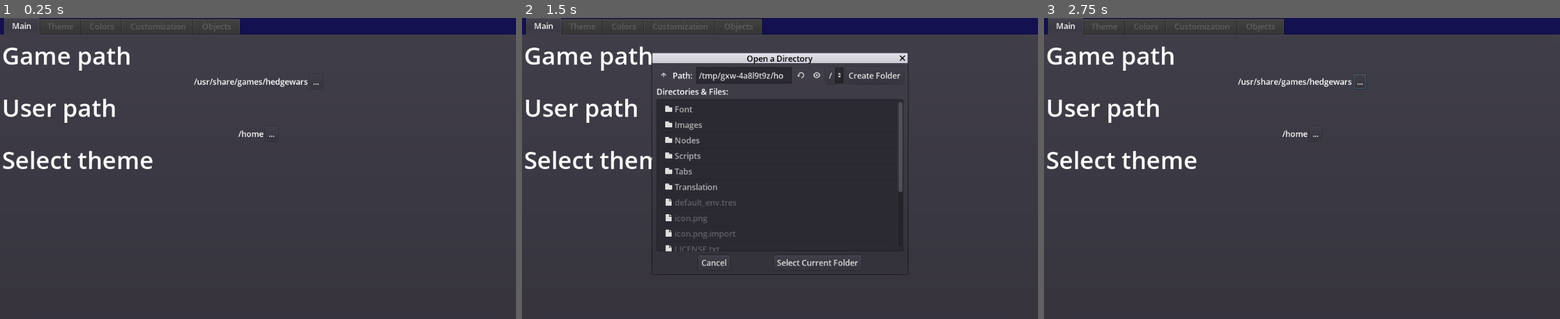
Above: before the commit, frames 1-3 (left to right).
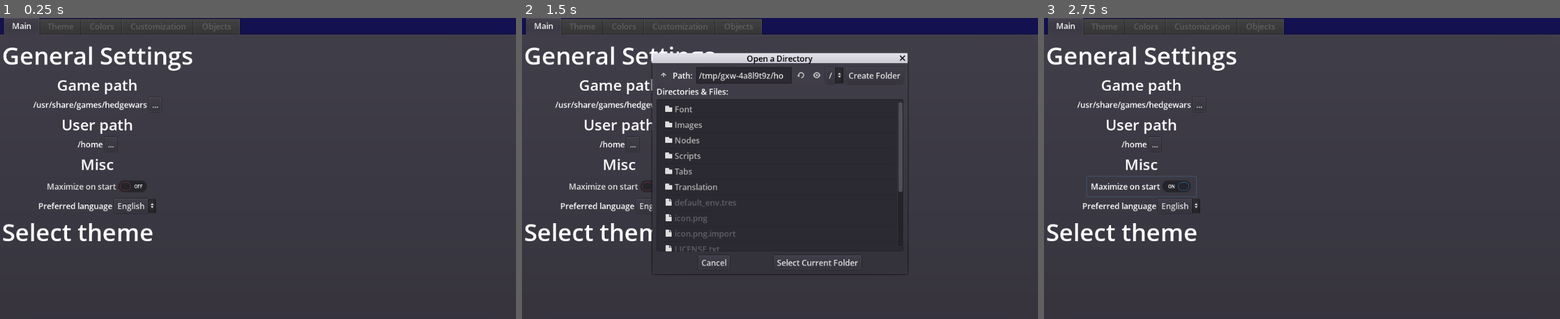
Above: after the commit, the same moments.

Repository: KoBeWi/Hedgewars-Theme-Editor-3
Game: Godot game, scene res://ThemeEditor.tscn
Same seed, same stepped clock (60 frames per second), same inputs: the game is played once before the commit and once after it.
Inputs (mouse positions are in pixels of both pictures, inside the frame that each line leads up to):
- Up to frame 1 (0.25 s): no input
- Up to frame 2 (1.5 s): click "..." at 0.5 s; click (656, 204) at 1.25 s, where only the run after the commit has a clickable "English​"
- Up to frame 3 (2.75 s): click (1142, 186) at 2 s, where only the run after the commit has a clickable "Maximize on start"

The runs differ from the first frame. In frame 1, 4.5% of the frame differs, in the area x 0-62%, y 9-75%; in frame 2, 3.4%; in frame 3, 4.6%, in the area x 0-63%, y 9-75%.

Commit message:
Main tab fixes

Diff:
--- a/Nodes/ThemeButton.tscn
+++ b/Nodes/ThemeButton.tscn
@@ -60,7 +60,7 @@
 rect_min_size = Vector2( 65, 64 )
 rect_pivot_offset = Vector2( 0, 0 )
 rect_clip_content = false
-mouse_filter = 1
+mouse_filter = 2
 mouse_default_cursor_shape = 0
 size_flags_horizontal = 1
 size_flags_vertical = 1
--- a/Scripts/TabMain.gd
+++ b/Scripts/TabMain.gd
@@ -1,9 +1,10 @@
 extends Control
 
 func _ready():
-	name = tr("Main")
+	get_parent().name = tr("Main")
 	Util.size_listeners.append(self)
 	HWTheme.connect("theme_loaded", self, "on_theme_loaded")
+	get_viewport().connect("size_changed", self, "update_columns")
 
 	$Save/Button.connect("pressed", HWTheme, "save_theme")
 	$GamePath/Button.connect("pressed", $FileDialog/GameDialog, "popup_centered")
@@ -25,7 +26,21 @@
 		button.get_node("Name").text = theme_dir
 		button.get_node("Icon").texture = Util.load_texture(str(Util.hedgewars_user_path, "/Data/Themes/", theme_dir, "/", "icon@2x.png"))
 		button.connect("pressed", HWTheme, "load_theme", [theme_dir])
-		$ThemesList.add_child(button)
+		$ThemeAlign/ThemesList.add_child(button)
+
+	var languages = []
+	languages.append("en")
+	for language in Util.list_directory("res://Translation", true):
+		if language.get_extension() == "po": languages.append(language.get_basename())
+
+	var selected_language = 0
+	for i in languages.size():
+		if languages[i] == Util.preferred_language: selected_language = i
+		TranslationServer.set_locale(languages[i])
+		$LanguageContainer/LanguageList.add_item(tr("English") + "​")
+
+	TranslationServer.set_locale(Util.preferred_language)
+	$LanguageContainer/LanguageList.selected = selected_language
 
 func on_theme_loaded():
 	$SaveHeader.visible = true
@@ -39,6 +54,9 @@
 	Util.hedgewars_user_path = $FileDialog/UserDialog.current_dir
 	$UserPath/Label.text = Util.hedgewars_user_path
 
+func update_columns():
+	$ThemeAlign/ThemesList.columns = floor(get_viewport_rect().size.x / 128) - 1
+
 func on_autosave_changed(enabled):
 	Util.enable_autosave = enabled
 	Util.save_settings()
--- a/Scripts/ThemeEditor.gd
+++ b/Scripts/ThemeEditor.gd
@@ -3,6 +3,7 @@
 var last_dirty = false
 
 func _ready():
+	TranslationServer.set_locale(Util.preferred_language)
 	OS.set_window_title(tr("Hedgewars Theme Editor 3"))
 	OS.window_maximized = true #TODO: optional
 
--- a/Scripts/Utility.gd
+++ b/Scripts/Utility.gd
@@ -9,7 +9,6 @@
 var size_listeners = []
 
 func _ready():
-#	TranslationServer.set_locale("en") #TODO: preferred language
 	get_viewport().connect("size_changed", self, "update_size")
 
 	var config = File.new()
@@ -20,6 +19,8 @@
 		hedgewars_path = lines[2]
 		hedgewars_user_path = lines[3]
 		config.close()
+	else:
+		preferred_language = OS.get_locale()
 
 	if !hedgewars_path:
 		var path
--- a/Tabs/Colors.tscn
+++ b/Tabs/Colors.tscn
@@ -28,10 +28,8 @@
 [node name="Container" type="VBoxContainer" parent="."]
 anchor_left = 0.0
 anchor_top = 0.0
-anchor_right = 0.0
-anchor_bottom = 0.0
-margin_right = 298.0
-margin_bottom = 3846.0
+anchor_right = 1.0
+anchor_bottom = 1.0
 rect_pivot_offset = Vector2( 0, 0 )
 rect_clip_content = false
 mouse_filter = 1
@@ -48,7 +46,7 @@
 anchor_bottom = 0.0
 margin_left = 0.0
 margin_top = 0.0
-margin_right = 298.0
+margin_right = 1191.0
 margin_bottom = 546.0
 _sections_unfolded = [ "Rect" ]
 text = "Sky color"
@@ -60,7 +58,7 @@
 anchor_bottom = 0.0
 margin_left = 0.0
 margin_top = 550.0
-margin_right = 298.0
+margin_right = 1191.0
 margin_bottom = 1096.0
 _sections_unfolded = [ "Rect" ]
 text = "Border/Mudgun color"
@@ -72,7 +70,7 @@
 anchor_bottom = 0.0
 margin_left = 0.0
 margin_top = 1100.0
-margin_right = 298.0
+margin_right = 1191.0
 margin_bottom = 1646.0
 _sections_unfolded = [ "Rect" ]
 text = "Upper water color"
@@ -85,7 +83,7 @@
 anchor_bottom = 0.0
 margin_left = 0.0
 margin_top = 1650.0
-margin_right = 298.0
+margin_right = 1191.0
 margin_bottom = 2196.0
 _sections_unfolded = [ "Rect" ]
 text = "Lower water color"
@@ -98,7 +96,7 @@
 anchor_bottom = 0.0
 margin_left = 0.0
 margin_top = 2200.0
-margin_right = 298.0
+margin_right = 1191.0
 margin_bottom = 2746.0
 _sections_unfolded = [ "Rect" ]
 text = "Sudden Death upper water color"
@@ -111,7 +109,7 @@
 anchor_bottom = 0.0
 margin_left = 0.0
 margin_top = 2750.0
-margin_right = 298.0
+margin_right = 1191.0
 margin_bottom = 3296.0
 _sections_unfolded = [ "Rect" ]
 text = "Sudden Death lower water color"
@@ -124,7 +122,7 @@
 anchor_bottom = 0.0
 margin_left = 0.0
 margin_top = 3300.0
-margin_right = 298.0
+margin_right = 1191.0
 margin_bottom = 3846.0
 _sections_unfolded = [ "Rect" ]
 text = "Sudden Death lower sky/horizon tint"
--- a/Tabs/Main.tscn
+++ b/Tabs/Main.tscn
@@ -1,17 +1,34 @@
-[gd_scene load_steps=3 format=2]
+[gd_scene load_steps=4 format=2]
 
 [ext_resource path="res://Scripts/TabMain.gd" type="Script" id=1]
 [ext_resource path="res://Font/HeaderFont.tres" type="DynamicFont" id=2]
-
-[node name="Main" type="VBoxContainer"]
+[ext_resource path="res://Font/SectionFont.tres" type="DynamicFont" id=3]
+
+[node name="Main" type="ScrollContainer"]
 anchor_left = 0.0
 anchor_top = 0.0
 anchor_right = 1.0
 anchor_bottom = 1.0
-margin_left = 4.0
-margin_top = 32.0
-margin_right = -4.0
-margin_bottom = -4.0
+rect_pivot_offset = Vector2( 0, 0 )
+rect_clip_content = true
+mouse_filter = 0
+mouse_default_cursor_shape = 0
+size_flags_horizontal = 1
+size_flags_vertical = 1
+scroll_horizontal_enabled = false
+scroll_horizontal = 0
+scroll_vertical_enabled = true
+scroll_vertical = 0
+scroll_deadzone = 0
+_sections_unfolded = [ "Scroll" ]
+
+[node name="Container" type="VBoxContainer" parent="."]
+anchor_left = 0.0
+anchor_top = 0.0
+anchor_right = 0.0
+anchor_bottom = 0.0
+margin_right = 380.0
+margin_bottom = 427.0
 rect_pivot_offset = Vector2( 0, 0 )
 rect_clip_content = false
 mouse_filter = 1
@@ -21,12 +38,12 @@
 alignment = 0
 script = ExtResource( 1 )
 
-[node name="GamePathHeader" type="Label" parent="."]
-anchor_left = 0.0
-anchor_top = 0.0
-anchor_right = 0.0
-anchor_bottom = 0.0
-margin_right = 1016.0
+[node name="Settings Header" type="Label" parent="Container"]
+anchor_left = 0.0
+anchor_top = 0.0
+anchor_right = 0.0
+anchor_bottom = 0.0
+margin_right = 380.0
 margin_bottom = 67.0
 rect_pivot_offset = Vector2( 0, 0 )
 rect_clip_content = false
@@ -35,21 +52,43 @@
 size_flags_horizontal = 1
 size_flags_vertical = 4
 custom_fonts/font = ExtResource( 2 )
+text = "General Settings"
+percent_visible = 1.0
+lines_skipped = 0
+max_lines_visible = -1
+_sections_unfolded = [ "custom_fonts" ]
+
+[node name="GamePathHeader" type="Label" parent="Container"]
+anchor_left = 0.0
+anchor_top = 0.0
+anchor_right = 0.0
+anchor_bottom = 0.0
+margin_top = 71.0
+margin_right = 380.0
+margin_bottom = 113.0
+rect_pivot_offset = Vector2( 0, 0 )
+rect_clip_content = false
+mouse_filter = 2
+mouse_default_cursor_shape = 0
+size_flags_horizontal = 1
+size_flags_vertical = 4
+custom_fonts/font = ExtResource( 3 )
 text = "Game path"
+align = 1
 percent_visible = 1.0
 lines_skipped = 0
 max_lines_visible = -1
 _sections_unfolded = [ "custom_fonts" ]
 
-[node name="GamePath" type="HBoxContainer" parent="."]
+[node name="GamePath" type="HBoxContainer" parent="Container"]
 editor/display_folded = true
 anchor_left = 0.0
 anchor_top = 0.0
 anchor_right = 0.0
 anchor_bottom = 0.0
-margin_top = 71.0
-margin_right = 1016.0
-margin_bottom = 100.0
+margin_top = 117.0
+margin_right = 380.0
+margin_bottom = 146.0
 rect_pivot_offset = Vector2( 0, 0 )
 rect_clip_content = false
 mouse_filter = 1
@@ -59,14 +98,14 @@
 alignment = 1
 _sections_unfolded = [ "Rect" ]
 
-[node name="Label" type="Label" parent="GamePath"]
-anchor_left = 0.0
-anchor_top = 0.0
-anchor_right = 0.0
-anchor_bottom = 0.0
-margin_left = 494.0
+[node name="Label" type="Label" parent="Container/GamePath"]
+anchor_left = 0.0
+anchor_top = 0.0
+anchor_right = 0.0
+anchor_bottom = 0.0
+margin_left = 176.0
 margin_top = 3.0
-margin_right = 494.0
+margin_right = 176.0
 margin_bottom = 26.0
 rect_pivot_offset = Vector2( 0, 0 )
 rect_clip_content = false
@@ -78,13 +117,13 @@
 lines_skipped = 0
 max_lines_visible = -1
 
-[node name="Button" type="Button" parent="GamePath"]
-anchor_left = 0.0
-anchor_top = 0.0
-anchor_right = 0.0
-anchor_bottom = 0.0
-margin_left = 498.0
-margin_right = 522.0
+[node name="Button" type="Button" parent="Container/GamePath"]
+anchor_left = 0.0
+anchor_top = 0.0
+anchor_right = 0.0
+anchor_bottom = 0.0
+margin_left = 180.0
+margin_right = 204.0
 margin_bottom = 29.0
 rect_pivot_offset = Vector2( 0, 0 )
 rect_clip_content = false
@@ -102,36 +141,37 @@
 align = 1
 _sections_unfolded = [ "Hint" ]
 
-[node name="UserPathHeader" type="Label" parent="."]
-anchor_left = 0.0
-anchor_top = 0.0
-anchor_right = 0.0
-anchor_bottom = 0.0
-margin_top = 104.0
-margin_right = 1016.0
-margin_bottom = 171.0
-rect_pivot_offset = Vector2( 0, 0 )
-rect_clip_content = false
-mouse_filter = 2
-mouse_default_cursor_shape = 0
-size_flags_horizontal = 1
-size_flags_vertical = 4
-custom_fonts/font = ExtResource( 2 )
+[node name="UserPathHeader" type="Label" parent="Container"]
+anchor_left = 0.0
+anchor_top = 0.0
+anchor_right = 0.0
+anchor_bottom = 0.0
+margin_top = 150.0
+margin_right = 380.0
+margin_bottom = 192.0
+rect_pivot_offset = Vector2( 0, 0 )
+rect_clip_content = false
+mouse_filter = 2
+mouse_default_cursor_shape = 0
+size_flags_horizontal = 1
+size_flags_vertical = 4
+custom_fonts/font = ExtResource( 3 )
 text = "User path"
+align = 1
 percent_visible = 1.0
 lines_skipped = 0
 max_lines_visible = -1
 _sections_unfolded = [ "custom_fonts" ]
 
-[node name="UserPath" type="HBoxContainer" parent="."]
+[node name="UserPath" type="HBoxContainer" parent="Container"]
 editor/display_folded = true
 anchor_left = 0.0
 anchor_top = 0.0
 anchor_right = 0.0
 anchor_bottom = 0.0
-margin_top = 175.0
-margin_right = 1016.0
-margin_bottom = 204.0
+margin_top = 196.0
+margin_right = 380.0
+margin_bottom = 225.0
 rect_pivot_offset = Vector2( 0, 0 )
 rect_clip_content = false
 mouse_filter = 1
@@ -141,14 +181,14 @@
 alignment = 1
 _sections_unfolded = [ "Rect" ]
 
-[node name="Label" type="Label" parent="UserPath"]
-anchor_left = 0.0
-anchor_top = 0.0
-anchor_right = 0.0
-anchor_bottom = 0.0
-margin_left = 494.0
+[node name="Label" type="Label" parent="Container/UserPath"]
+anchor_left = 0.0
+anchor_top = 0.0
+anchor_right = 0.0
+anchor_bottom = 0.0
+margin_left = 176.0
 margin_top = 3.0
-margin_right = 494.0
+margin_right = 176.0
 margin_bottom = 26.0
 rect_pivot_offset = Vector2( 0, 0 )
 rect_clip_content = false
@@ -160,13 +200,13 @@
 lines_skipped = 0
 max_lines_visible = -1
 
-[node name="Button" type="Button" parent="UserPath"]
-anchor_left = 0.0
-anchor_top = 0.0
-anchor_right = 0.0
-anchor_bottom = 0.0
-margin_left = 498.0
-margin_right = 522.0
+[node name="Button" type="Button" parent="Container/UserPath"]
+anchor_left = 0.0
+anchor_top = 0.0
+anchor_right = 0.0
+anchor_bottom = 0.0
+margin_left = 180.0
+margin_right = 204.0
 margin_bottom = 29.0
 rect_pivot_offset = Vector2( 0, 0 )
 rect_clip_content = false
@@ -183,15 +223,140 @@
 flat = false
 align = 1
 
-[node name="SaveHeader" type="Label" parent="."]
+[node name="MiscHeader" type="Label" parent="Container"]
+anchor_left = 0.0
+anchor_top = 0.0
+anchor_right = 0.0
+anchor_bottom = 0.0
+margin_top = 229.0
+margin_right = 380.0
+margin_bottom = 271.0
+rect_pivot_offset = Vector2( 0, 0 )
+rect_clip_content = false
+mouse_filter = 2
+mouse_default_cursor_shape = 0
+size_flags_horizontal = 1
+size_flags_vertical = 4
+custom_fonts/font = ExtResource( 3 )
+text = "Misc"
+align = 1
+percent_visible = 1.0
+lines_skipped = 0
+max_lines_visible = -1
+_sections_unfolded = [ "custom_fonts" ]
+
+[node name="MaximizeContainer" type="HBoxContainer" parent="Container"]
+editor/display_folded = true
+anchor_left = 0.0
+anchor_top = 0.0
+anchor_right = 0.0
+anchor_bottom = 0.0
+margin_top = 275.0
+margin_right = 380.0
+margin_bottom = 315.0
+rect_pivot_offset = Vector2( 0, 0 )
+rect_clip_content = false
+mouse_filter = 1
+mouse_default_cursor_shape = 0
+size_flags_horizontal = 1
+size_flags_vertical = 1
+alignment = 1
+
+[node name="EnableMaximize" type="CheckButton" parent="Container/MaximizeContainer"]
+anchor_left = 0.0
+anchor_top = 0.0
+anchor_right = 0.0
+anchor_bottom = 0.0
+margin_left = 81.0
+margin_right = 298.0
+margin_bottom = 40.0
+rect_pivot_offset = Vector2( 0, 0 )
+rect_clip_content = false
+focus_mode = 2
+mouse_filter = 0
+mouse_default_cursor_shape = 0
+size_flags_horizontal = 1
+size_flags_vertical = 1
+toggle_mode = true
+enabled_focus_mode = 2
+shortcut = null
+group = null
+text = "Maximize on start"
+flat = false
+align = 1
+
+[node name="LanguageContainer" type="HBoxContainer" parent="Container"]
+editor/display_folded = true
+anchor_left = 0.0
+anchor_top = 0.0
+anchor_right = 0.0
+anchor_bottom = 0.0
+margin_top = 319.0
+margin_right = 380.0
+margin_bottom = 348.0
+rect_pivot_offset = Vector2( 0, 0 )
+rect_clip_content = false
+mouse_filter = 1
+mouse_default_cursor_shape = 0
+size_flags_horizontal = 1
+size_flags_vertical = 1
+alignment = 1
+
+[node name="Label" type="Label" parent="Container/LanguageContainer"]
+anchor_left = 0.0
+anchor_top = 0.0
+anchor_right = 0.0
+anchor_bottom = 0.0
+margin_left = 37.0
+margin_top = 3.0
+margin_right = 184.0
+margin_bottom = 26.0
+rect_pivot_offset = Vector2( 0, 0 )
+rect_clip_content = false
+mouse_filter = 2
+mouse_default_cursor_shape = 0
+size_flags_horizontal = 1
+size_flags_vertical = 4
+text = "Preferred language"
+align = 1
+percent_visible = 1.0
+lines_skipped = 0
+max_lines_visible = -1
+
+[node name="LanguageList" type="OptionButton" parent="Container/LanguageContainer"]
+anchor_left = 0.0
+anchor_top = 0.0
+anchor_right = 0.0
+anchor_bottom = 0.0
+margin_left = 188.0
+margin_right = 343.0
+margin_bottom = 29.0
+rect_pivot_offset = Vector2( 0, 0 )
+rect_clip_content = false
+focus_mode = 2
+mouse_filter = 0
+mouse_default_cursor_shape = 0
+size_flags_horizontal = 1
+size_flags_vertical = 1
+toggle_mode = false
+action_mode = 0
+enabled_focus_mode = 2
+shortcut = null
+group = null
+text = "System default"
+flat = false
+align = 0
+items = [  ]
+selected = -1
+
+[node name="SaveHeader" type="Label" parent="Container"]
 visible = false
 anchor_left = 0.0
 anchor_top = 0.0
 anchor_right = 0.0
 anchor_bottom = 0.0
-margin_top = 208.0
-margin_right = 1016.0
-margin_bottom = 275.0
+margin_right = 271.0
+margin_bottom = 67.0
 rect_pivot_offset = Vector2( 0, 0 )
 rect_clip_content = false
 mouse_filter = 2
@@ -205,16 +370,15 @@
 max_lines_visible = -1
 _sections_unfolded = [ "custom_fonts" ]
 
-[node name="Save" type="HBoxContainer" parent="."]
+[node name="Save" type="HBoxContainer" parent="Container"]
 editor/display_folded = true
 visible = false
 anchor_left = 0.0
 anchor_top = 0.0
 anchor_right = 0.0
 anchor_bottom = 0.0
-margin_top = 279.0
-margin_right = 1016.0
-margin_bottom = 319.0
+margin_right = 310.0
+margin_bottom = 40.0
 rect_pivot_offset = Vector2( 0, 0 )
 rect_clip_content = false
 mouse_filter = 1
@@ -224,7 +388,7 @@
 alignment = 1
 _sections_unfolded = [ "Rect" ]
 
-[node name="Button" type="Button" parent="Save"]
+[node name="Button" type="Button" parent="Container/Save"]
 anchor_left = 0.0
 anchor_top = 0.0
 anchor_right = 0.0
@@ -247,32 +411,12 @@
 flat = false
 align = 1
 
-[node name="Label" type="Label" parent="Save"]
+[node name="EnableAutosave" type="CheckButton" parent="Container/Save"]
 anchor_left = 0.0
 anchor_top = 0.0
 anchor_right = 0.0
 anchor_bottom = 0.0
 margin_left = 458.0
-margin_top = 8.0
-margin_right = 583.0
-margin_bottom = 31.0
-rect_pivot_offset = Vector2( 0, 0 )
-rect_clip_content = false
-mouse_filter = 2
-mouse_default_cursor_shape = 0
-size_flags_horizontal = 1
-size_flags_vertical = 4
-text = "Enable autosave"
-percent_visible = 1.0
-lines_skipped = 0
-max_lines_visible = -1
-
-[node name="EnableAutosave" type="CheckButton" parent="Save"]
-anchor_left = 0.0
-anchor_top = 0.0
-anchor_right = 0.0
-anchor_bottom = 0.0
-margin_left = 587.0
 margin_right = 663.0
 margin_bottom = 40.0
 rect_pivot_offset = Vector2( 0, 0 )
@@ -286,17 +430,18 @@
 enabled_focus_mode = 2
 shortcut = null
 group = null
+text = "Enable autosave"
 flat = false
 align = 0
 
-[node name="SelectThemeHeader" type="Label" parent="."]
-anchor_left = 0.0
-anchor_top = 0.0
-anchor_right = 0.0
-anchor_bottom = 0.0
-margin_top = 208.0
-margin_right = 1016.0
-margin_bottom = 275.0
+[node name="SelectThemeHeader" type="Label" parent="Container"]
+anchor_left = 0.0
+anchor_top = 0.0
+anchor_right = 0.0
+anchor_bottom = 0.0
+margin_top = 352.0
+margin_right = 380.0
+margin_bottom = 419.0
 rect_pivot_offset = Vector2( 0, 0 )
 rect_clip_content = false
 mouse_filter = 2
@@ -310,39 +455,56 @@
 max_lines_visible = -1
 _sections_unfolded = [ "custom_fonts" ]
 
-[node name="ThemesList" type="GridContainer" parent="."]
-anchor_left = 0.0
-anchor_top = 0.0
-anchor_right = 0.0
-anchor_bottom = 0.0
-margin_top = 279.0
-margin_right = 1016.0
-margin_bottom = 279.0
-rect_pivot_offset = Vector2( 0, 0 )
-rect_clip_content = false
-mouse_filter = 1
-mouse_default_cursor_shape = 0
-size_flags_horizontal = 1
-size_flags_vertical = 1
-columns = 6
-
-[node name="FileDialog" type="Control" parent="."]
+[node name="ThemeAlign" type="HBoxContainer" parent="Container"]
+anchor_left = 0.0
+anchor_top = 0.0
+anchor_right = 0.0
+anchor_bottom = 0.0
+margin_top = 423.0
+margin_right = 380.0
+margin_bottom = 423.0
+rect_pivot_offset = Vector2( 0, 0 )
+rect_clip_content = false
+mouse_filter = 1
+mouse_default_cursor_shape = 0
+size_flags_horizontal = 1
+size_flags_vertical = 1
+alignment = 1
+_sections_unfolded = [ "Rect" ]
+
+[node name="ThemesList" type="GridContainer" parent="Container/ThemeAlign"]
+anchor_left = 0.0
+anchor_top = 0.0
+anchor_right = 0.0
+anchor_bottom = 0.0
+margin_left = 190.0
+margin_right = 190.0
+rect_pivot_offset = Vector2( 0, 0 )
+rect_clip_content = true
+mouse_filter = 1
+mouse_default_cursor_shape = 0
+size_flags_horizontal = 1
+size_flags_vertical = 1
+columns = 1
+_sections_unfolded = [ "Rect" ]
+
+[node name="FileDialog" type="Control" parent="Container"]
 editor/display_folded = true
 anchor_left = 0.0
 anchor_top = 0.0
 anchor_right = 0.0
 anchor_bottom = 0.0
-margin_top = 283.0
-margin_right = 1016.0
-margin_bottom = 283.0
-rect_pivot_offset = Vector2( 0, 0 )
-rect_clip_content = false
-mouse_filter = 0
-mouse_default_cursor_shape = 0
-size_flags_horizontal = 1
-size_flags_vertical = 1
-
-[node name="GameDialog" type="FileDialog" parent="FileDialog"]
+margin_top = 427.0
+margin_right = 380.0
+margin_bottom = 427.0
+rect_pivot_offset = Vector2( 0, 0 )
+rect_clip_content = false
+mouse_filter = 0
+mouse_default_cursor_shape = 0
+size_flags_horizontal = 1
+size_flags_vertical = 1
+
+[node name="GameDialog" type="FileDialog" parent="Container/FileDialog"]
 visible = false
 anchor_left = 0.0
 anchor_top = 0.0
@@ -372,7 +534,7 @@
 current_file = ""
 current_path = "X:/Inne/Hedgewars/Theme Editor 3/"
 
-[node name="UserDialog" type="FileDialog" parent="FileDialog"]
+[node name="UserDialog" type="FileDialog" parent="Container/FileDialog"]
 visible = false
 anchor_left = 0.0
 anchor_top = 0.0
--- a/Tabs/Objects.tscn
+++ b/Tabs/Objects.tscn
@@ -3,7 +3,6 @@
 [ext_resource path="res://Scripts/TabObjects.gd" type="Script" id=1]
 
 [node name="Objects" type="ScrollContainer"]
-visible = false
 anchor_left = 0.0
 anchor_top = 0.0
 anchor_right = 1.0
Not shown: 3 places in ObjectEdit.tscn that only renumber resources
Not shown, changed: Translation/pl.po
